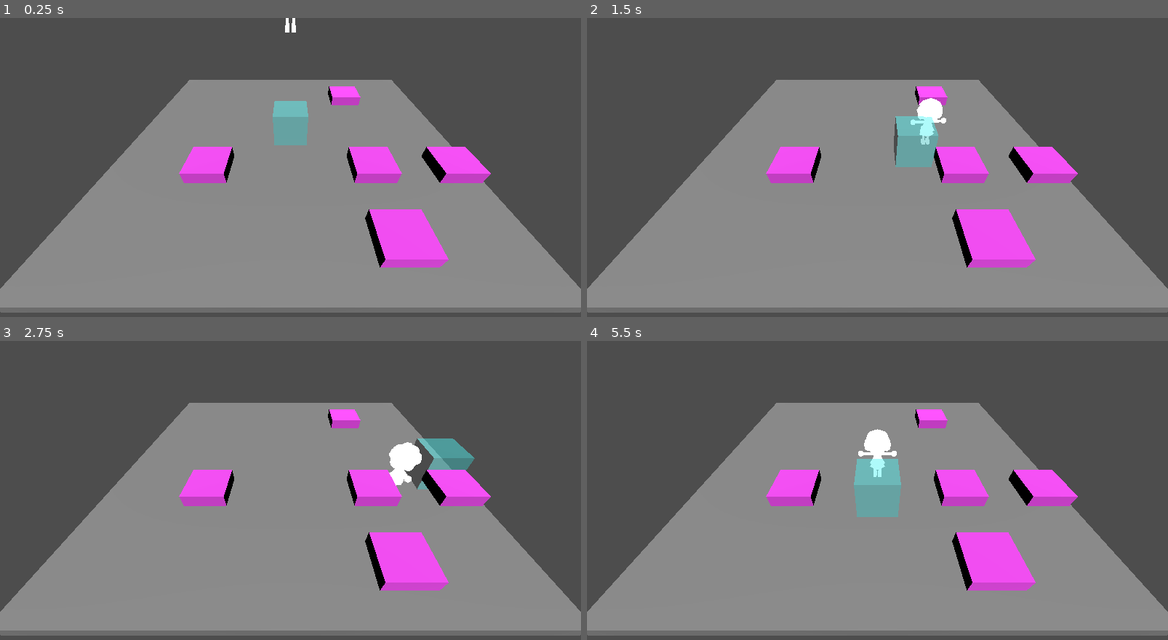
Above: before the commit, frames 1-4 (two rows, left to right).
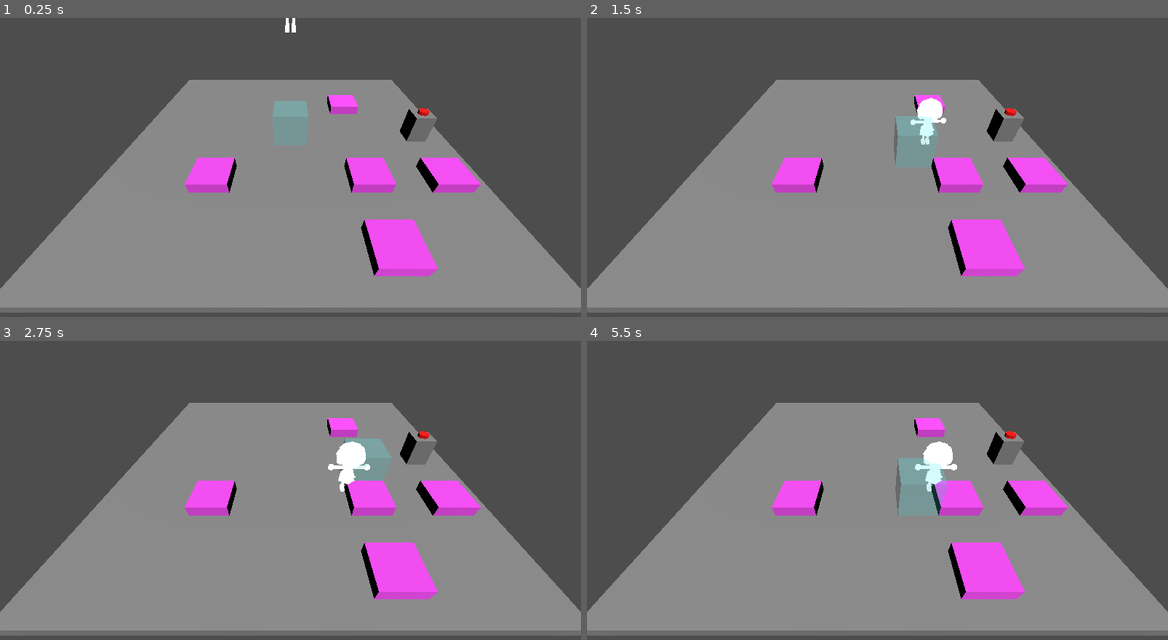
Above: after the commit, the same moments.

Repository: MorgamBr/cogumelo_maligno
Game: Godot game, scene res://scenes/levels/testLv.tscn
Two runs of this game, one before a commit and one after it. Both use one fixed random seed, a clock stepped at 60 frames per second and the inputs below. The project has no main scene, so this scene is started directly.
Inputs:
- Up to frame 1 (0.25 s): no input
- Up to frame 2 (1.5 s): hold D (right) 0.53-1.28 s; tap F (interact) at 0.6 s; tap Space (place_grab) at 0.8, 1.35 s; hold S (down) from 1.28 s (still down)
- Up to frame 3 (2.75 s): tap F (interact) at 1.55, 2.1 s; release S (down) at 2.03 s; hold D (right) from 2.03 s (still down); tap Space (place_grab) at 2.3 s
- Up to frame 4 (5.5 s): release D (right) at 2.78 s; hold W (up) 2.78-3.53 s; tap Space (place_grab) at 2.85, 3.8, 4.35, 5.3 s; tap F (interact) at 3.05, 3.6, 4.55, 5.1 s; hold A (left) 3.53-5.03 s; hold S (down) from 5.03 s (still down)

The runs differ from the first frame. In frame 1, 5.8% of the frame differs, in the area x 30-85%, y 22-87%; in frame 2, 5.9%; in frame 3, 7.8%; in frame 4, 8.6%.

Commit message:
Botão e Bear Trap

Diff:
--- a/objects/entities/player/bodies/inicialPlayer.tscn
+++ b/objects/entities/player/bodies/inicialPlayer.tscn
@@ -447,7 +447,7 @@
 
 [sub_resource type="StandardMaterial3D" id="StandardMaterial3D_r6a75"]
 transparency = 1
-albedo_color = Color(0.2901961, 1, 1, 0.4509804)
+albedo_color = Color(0.2901961, 1, 1, 0.23921569)
 
 [sub_resource type="BoxMesh" id="BoxMesh_2vnpr"]
 material = SubResource("StandardMaterial3D_r6a75")
--- a/objects/entities/player/bodies/inicial_player.gd
+++ b/objects/entities/player/bodies/inicial_player.gd
@@ -21,7 +21,10 @@
 @export var inventory_max_size: int = 4
 var is_carrying_heavy_load: bool = false
 
-@export var speed = 2.0
+@export var normal_speed: float = 2.0
+var speed: float = 2.0
+
+var is_locked: bool = false
 
 @export var cell_indicator: Node3D
 
@@ -36,10 +39,10 @@
 	Move(input_dir)
 	CheckGrid(input_dir)
 
-	if Input.is_action_just_pressed("interact"):
+	if Input.is_action_just_pressed("interact") and can_make_interactions():
 		interact_with_obj()
 
-	if Input.is_action_just_pressed("place_grab"):
+	if Input.is_action_just_pressed("place_grab") and can_make_interactions():
 		if objBeingLookedAt != null:
 			grab_obj_being_looked()
 		else:
@@ -63,7 +66,7 @@
 	velocity = Vector3(lerpf(velocity.x, dir.x * speed, playerAc),
 						velocity.y,
 						lerpf(velocity.z, dir.y * speed, playerAc))
-	if dir != Vector2.ZERO:
+	if dir != Vector2.ZERO and speed > 0.0:
 		last_dir = dir
 	var ang = atan2(last_dir.x, last_dir.y);
 	rotation.y = lerp_angle(rotation.y, ang, turnAc);
@@ -110,6 +113,11 @@
 			objBeingLookedAt.is_being_looked_at = false
 		objBeingLookedAt = null
 #endregion
+
+
+## Check to see if anything is impeding the entity of interacting or grabbing/placing items.
+func can_make_interactions() -> bool:
+	return !is_locked
 
 
 ## Tries to interact with the object being looked at.
@@ -163,5 +171,18 @@
 			return i
 	return -1
 
+#Objects interactions with entity.
+#region
+func lock() -> void:
+	is_locked = true
+	speed = 0.0
+
+func unlock() -> void:
+	if is_locked:
+		speed = normal_speed
+		is_locked = false
+#endregion
+
+
 #transformar o player principal em classe
 # e fazer ele trocar de lugar
--- a/objects/object_base.gd
+++ b/objects/object_base.gd
@@ -40,9 +40,6 @@
 ## The object grid's size, meaning how many grids this object occupies.
 @export var object_size: Vector3
 
-## The area used to check world collisions.
-@onready var area3d: Area3D = $Area3D
-
 
 func _on_is_being_looked_at_changed(new_value: bool) -> bool:
 	return new_value
@@ -77,17 +74,17 @@
 
 
 ## Check if the entity can interact with the object.
-func can_interact(entity: Node3D) -> bool:
+func can_interact(entity: Entity) -> bool:
 	if can_player_interact and state != OBJECT_STATES.INACCESSIBLE and state != OBJECT_STATES.BEING_CARRIED:
 		return true
 	return false
 
 ## Used by entities to interact with the object.
-func interact(entity: Node3D) -> void:
+func interact(entity: Entity) -> void:
 	print("object " + object_name + " interacted with")
 
 ## Check if the entity can interact with the object.
-func can_grab(entity: Node3D) -> bool:
+func can_grab(entity: Entity) -> bool:
 	if can_be_carried and state != OBJECT_STATES.INACCESSIBLE and state != OBJECT_STATES.BEING_CARRIED:
 		return true
 	return false
--- a/objects/object_base.tscn
+++ b/objects/object_base.tscn
@@ -4,7 +4,3 @@
 
 [node name="Object_Base" type="Node3D"]
 script = ExtResource("1_hyix4")
-
-[node name="Area3D" type="Area3D" parent="."]
-collision_layer = 4
-collision_mask = 7
--- a/objects/world_objects/bear_trap.gd
+++ b/objects/world_objects/bear_trap.gd
@@ -1,4 +1,12 @@
 extends WorldObject
+
+## The timer that will count the time to keep an entity locked.
+@onready var timer := $Timer
+## The amount of time the trap will lock the entity that steps on it.
+@export var stuck_time: float = 10.0
+
+var locked_entity: Entity = null
+
 
 func interact(entity: Node3D) -> void:
 	print("interacted with bear trap")
@@ -6,7 +14,23 @@
 
 
 func _on_area_3d_body_entered(body: Node3D) -> void:
-	if body is Entity and state == OBJECT_STATES.ACTIVE:
-		state = OBJECT_STATES.INACTIVE
-		#body.get_trapped(10)
-		print("body trapped: ", body)
+	if state == OBJECT_STATES.ACTIVE and timer.is_stopped():
+		if body is Entity:
+			state = OBJECT_STATES.INACTIVE
+			body.lock()
+			locked_entity = body
+			timer.start(stuck_time)
+			print("body trapped: ", body)
+
+
+func _on_timer_timeout() -> void:
+	if is_instance_valid(locked_entity) and locked_entity:
+		locked_entity.unlock()
+		locked_entity = null
+
+
+func _exit_tree() -> void:
+	timer.stop()
+	if is_instance_valid(locked_entity) and locked_entity:
+		locked_entity.unlock()
+		locked_entity = null
--- a/objects/world_objects/bear_trap.tscn
+++ b/objects/world_objects/bear_trap.tscn
@@ -4,6 +4,7 @@
 [ext_resource type="Script" uid="uid://dk1wnbnq2oabt" path="res://objects/world_objects/bear_trap.gd" id="2_yfoe0"]
 
 [sub_resource type="BoxShape3D" id="BoxShape3D_yfoe0"]
+size = Vector3(0.8, 1, 0.8)
 
 [sub_resource type="StandardMaterial3D" id="StandardMaterial3D_yfoe0"]
 albedo_color = Color(1, 0.3019608, 1, 1)
@@ -14,16 +15,23 @@
 
 [node name="Bear_Trap" instance=ExtResource("1_ecxb4")]
 script = ExtResource("2_yfoe0")
+stuck_time = 10.0
 object_name = "Bear Trap"
-is_heavy_load = null
-can_player_interact = null
-can_be_carried = null
 object_size = Vector3(0, 0.3, 0)
+
+[node name="Area3D" type="Area3D" parent="." index="0"]
+collision_layer = 4
+collision_mask = 7
 
 [node name="CollisionShape3D" type="CollisionShape3D" parent="Area3D" index="0"]
 shape = SubResource("BoxShape3D_yfoe0")
 
 [node name="MeshInstance3D" type="MeshInstance3D" parent="." index="1"]
+transform = Transform3D(1, 0, 0, 0, 1, 0, 0, 0, 1, 0, -0.35, 0)
 mesh = SubResource("BoxMesh_yfoe0")
 
+[node name="Timer" type="Timer" parent="." index="2"]
+one_shot = true
+
 [connection signal="body_entered" from="Area3D" to="." method="_on_area_3d_body_entered"]
+[connection signal="timeout" from="Timer" to="." method="_on_timer_timeout"]
--- /dev/null
+++ b/objects/world_objects/button_objects/button_object.gd
@@ -0,0 +1,41 @@
+extends WorldObject
+class_name WorldObjectButton
+
+signal pressed(value: bool, button: WorldObjectButton)
+
+enum BUTTON_TYPES {
+	REGULAR,
+	TOGGLE,
+	TIMED,
+}
+
+@export var is_button_pressed: bool = false
+@export var button_type: BUTTON_TYPES = BUTTON_TYPES.REGULAR
+@export var reset_time: float = 5.0
+var timer_running: bool = false
+
+
+func can_interact(entity: Entity) -> bool:
+	if super(entity) and !timer_running:
+		return true
+	return false
+
+
+func interact(entity: Entity) -> void:
+	if timer_running:
+		return
+
+	print("button interacted")
+
+	if button_type == BUTTON_TYPES.TOGGLE:
+		is_button_pressed = !is_button_pressed
+		pressed.emit(is_button_pressed, self)
+	elif button_type == BUTTON_TYPES.TIMED:
+		timer_running = true
+		is_button_pressed = true
+		pressed.emit(is_button_pressed, self)
+		await get_tree().create_timer(reset_time).timeout
+		is_button_pressed = false
+		pressed.emit(is_button_pressed, self)
+	else:
+		pressed.emit(true, self)
--- /dev/null
+++ b/objects/world_objects/button_objects/button_object.tscn
@@ -0,0 +1,12 @@
+[gd_scene load_steps=3 format=3 uid="uid://b6nchkf5blhec"]
+
+[ext_resource type="PackedScene" uid="uid://cuwjeee0jti3f" path="res://objects/object_base.tscn" id="1_jj17h"]
+[ext_resource type="Script" uid="uid://bb6px2su2rwu" path="res://objects/world_objects/button_objects/button_object.gd" id="2_uke0f"]
+
+[node name="Button_Object" instance=ExtResource("1_jj17h")]
+script = ExtResource("2_uke0f")
+is_button_pressed = false
+button_type = 0
+reset_time = 5.0
+object_name = "Button"
+can_be_carried = false
--- /dev/null
+++ b/objects/world_objects/button_objects/red_button.tscn
@@ -0,0 +1,33 @@
+[gd_scene load_steps=6 format=3 uid="uid://xkbbbdpb5jkl"]
+
+[ext_resource type="PackedScene" uid="uid://b6nchkf5blhec" path="res://objects/world_objects/button_objects/button_object.tscn" id="1_ity1f"]
+
+[sub_resource type="BoxShape3D" id="BoxShape3D_8yrnj"]
+size = Vector3(0.6, 1, 0.6)
+
+[sub_resource type="BoxMesh" id="BoxMesh_ity1f"]
+size = Vector3(0.6, 0.8, 0.6)
+
+[sub_resource type="StandardMaterial3D" id="StandardMaterial3D_ity1f"]
+albedo_color = Color(1, 0, 0, 1)
+
+[sub_resource type="CylinderMesh" id="CylinderMesh_8yrnj"]
+material = SubResource("StandardMaterial3D_ity1f")
+top_radius = 0.15
+bottom_radius = 0.15
+height = 0.1
+
+[node name="Red_Button" instance=ExtResource("1_ity1f")]
+
+[node name="StaticBody3D" type="StaticBody3D" parent="." index="0"]
+
+[node name="CollisionShape3D" type="CollisionShape3D" parent="StaticBody3D" index="0"]
+shape = SubResource("BoxShape3D_8yrnj")
+
+[node name="MeshInstance3D" type="MeshInstance3D" parent="StaticBody3D" index="1"]
+transform = Transform3D(1, 0, 0, 0, 1, 0, 0, 0, 1, 0, -0.1, 0)
+mesh = SubResource("BoxMesh_ity1f")
+
+[node name="MeshInstance3D2" type="MeshInstance3D" parent="StaticBody3D" index="2"]
+transform = Transform3D(1, 0, 0, 0, 1, 0, 0, 0, 1, 0, 0.34284413, 0)
+mesh = SubResource("CylinderMesh_8yrnj")
--- a/scenes/levels/testLv.tscn
+++ b/scenes/levels/testLv.tscn
@@ -1,8 +1,9 @@
-[gd_scene load_steps=6 format=3 uid="uid://bjl4erxcxp3cv"]
+[gd_scene load_steps=7 format=3 uid="uid://bjl4erxcxp3cv"]
 
 [ext_resource type="PackedScene" uid="uid://bq24se683f5b1" path="res://objects/entities/player/bodies/inicialPlayer.tscn" id="1_rimap"]
 [ext_resource type="Script" uid="uid://dmo607m8ljpq0" path="res://scenes/map_base.gd" id="2_r6a75"]
 [ext_resource type="PackedScene" uid="uid://bi3dc17xgqmal" path="res://objects/world_objects/bear_trap.tscn" id="3_xhpyd"]
+[ext_resource type="PackedScene" uid="uid://xkbbbdpb5jkl" path="res://objects/world_objects/button_objects/red_button.tscn" id="4_xhpyd"]
 
 [sub_resource type="BoxMesh" id="BoxMesh_scoih"]
 size = Vector3(10, 0.3, 10)
@@ -38,30 +39,18 @@
 
 [node name="Bear_Trap" parent="Map_Base/GridObjects" instance=ExtResource("3_xhpyd")]
 transform = Transform3D(1, 0, 0, 0, 1, 0, 0, 0, 1, 2, 0.5, 2)
-is_heavy_load = false
-can_player_interact = true
-can_be_carried = true
 
 [node name="Bear_Trap2" parent="Map_Base/GridObjects" instance=ExtResource("3_xhpyd")]
 transform = Transform3D(1, 0, 0, 0, 1, 0, 0, 0, 1, 2, 0.5, 4)
-is_heavy_load = false
-can_player_interact = true
-can_be_carried = true
 
 [node name="Bear_Trap3" parent="Map_Base/GridObjects" instance=ExtResource("3_xhpyd")]
 transform = Transform3D(1, 0, 0, 0, 1, 0, 0, 0, 1, 4, 0.5, 2)
-is_heavy_load = false
-can_player_interact = true
-can_be_carried = true
 
 [node name="Bear_Trap4" parent="Map_Base/GridObjects" instance=ExtResource("3_xhpyd")]
 transform = Transform3D(1, 0, 0, 0, 1, 0, 0, 0, 1, -2, 0.5, 2)
-is_heavy_load = false
-can_player_interact = true
-can_be_carried = true
 
 [node name="Bear_Trap5" parent="Map_Base/GridObjects" instance=ExtResource("3_xhpyd")]
 transform = Transform3D(1, 0, 0, 0, 1, 0, 0, 0, 1, 2, 0.5, -2)
-is_heavy_load = false
-can_player_interact = true
-can_be_carried = true
+
+[node name="Red_Button" parent="Map_Base/GridObjects" instance=ExtResource("4_xhpyd")]
+transform = Transform3D(1, 0, 0, 0, 1, 0, 0, 0, 1, 4, 0.5, 0)
Not shown, added: objects/world_objects/button_objects/button_object.gd.uid
